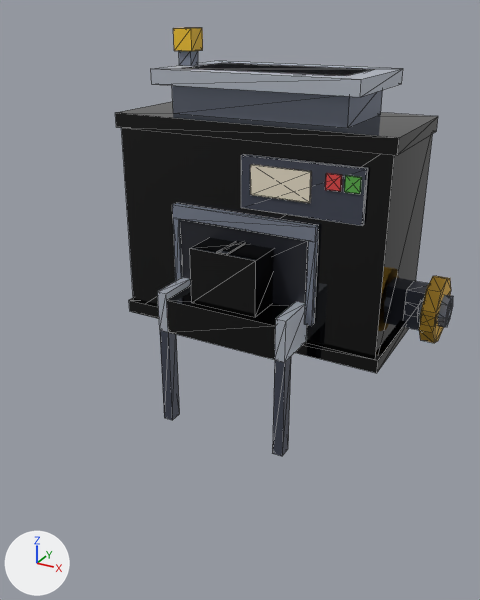
The glTF model assets/managed-models/packhouse-floor/packer/packer.glb as it was, and as the next commit left it.
The view is the same before and after, from a 50 mm camera at (0.837, -1.904, 1.152) aimed at (0.075, -0.517, 0.459). Arrows for +X, +Y and +Z are at lower left; the lights stay in place. The first picture is the older version. Mesh edges are drawn as thin lines. Where no turn or scale is listed for an object, it has been applied to the vertices. Vertices at exactly the same position are counted once.

Names of what the first picture shows: 'packer', 'spin-x'.
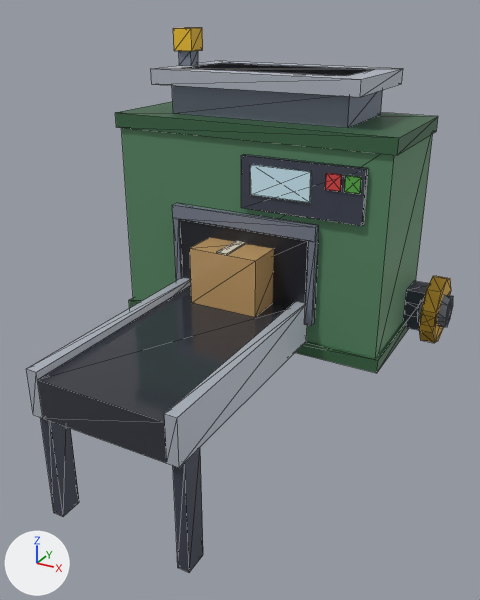
The newer file is also turned or shifted as a whole; pictures and numbers use the older file's frame.

Changed parts and their boxes (x1, y1, x2, y2) in the pictures (480 x 600 px):
'packer', reshaped (26% wider, 27% taller)
    before: (115, 28, 453, 456)
    after: (26, 28, 453, 572)
part 1 of me_packer, added
    after: (40, 417, 79, 516)
part 2 of me_packer, added
    after: (173, 448, 203, 572)
part 3 of me_packer, built on
    before: (158, 277, 307, 456)
    after: (26, 277, 307, 468)
part 4 of me_packer, surface changed (black to green)
    both: (115, 100, 438, 373)

Patch to the scene script:
```diff
--- a/assets/managed-models/packhouse-floor/packer/packer.glb.py
+++ b/assets/managed-models/packhouse-floor/packer/packer.glb.py
@@ me_packer @@
 # used by ob_packer; location = (0.0, 0.0, 0.0)
-me_packer.from_pydata(...)  # 188 vertices, 308 faces; spans x -0.41..0.52, y -0.5..0.0, z 0.0..1.1
+me_packer.from_pydata(...)  # 192 vertices, 308 faces; spans x -0.41..0.52, y -1.0..0.0, z 0.0..1.1
+# me_packer part 1: a new loose piece, a box spanning x -0.2..-0.17, y -0.98..-0.92, z 0.0..0.3, in mat_m_packer
+# me_packer part 2: a new loose piece, a box spanning x 0.17..0.2, y -0.98..-0.92, z 0.0..0.3, in mat_m_packer
+# me_packer part 3
+# 22 vertices are removed from x -0.2..0.2, y -0.5..-0.46, z 0.0..0.42
+# 54 faces are deleted
+# 10 new vertices lie (0.0, -0.64, 0.0) away from vertices in x -0.2..0.2, y -0.36, z 0.3..0.42
+# 30 new faces join them
+# me_packer part 4: 254 kept faces spanning x -0.41..0.52, y -0.48..0.0, z 0.26..1.1 get new texture (UV) coordinates
 me_packer.materials.append(mat_m_packer)
```
